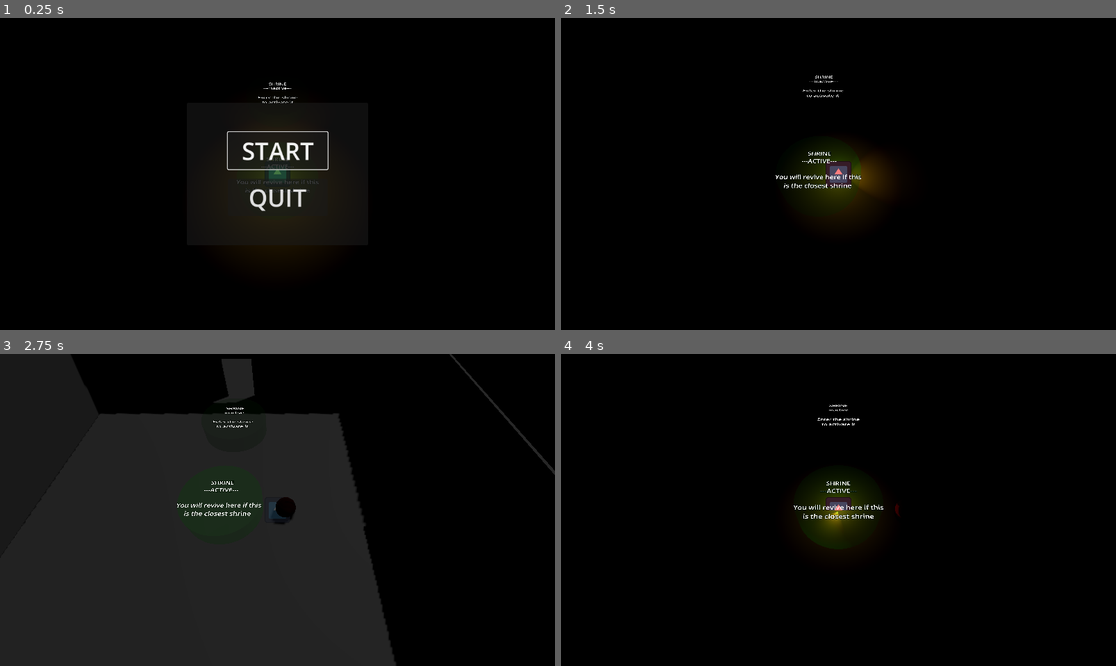
Above: before the commit, frames 1-4 (two rows, left to right).
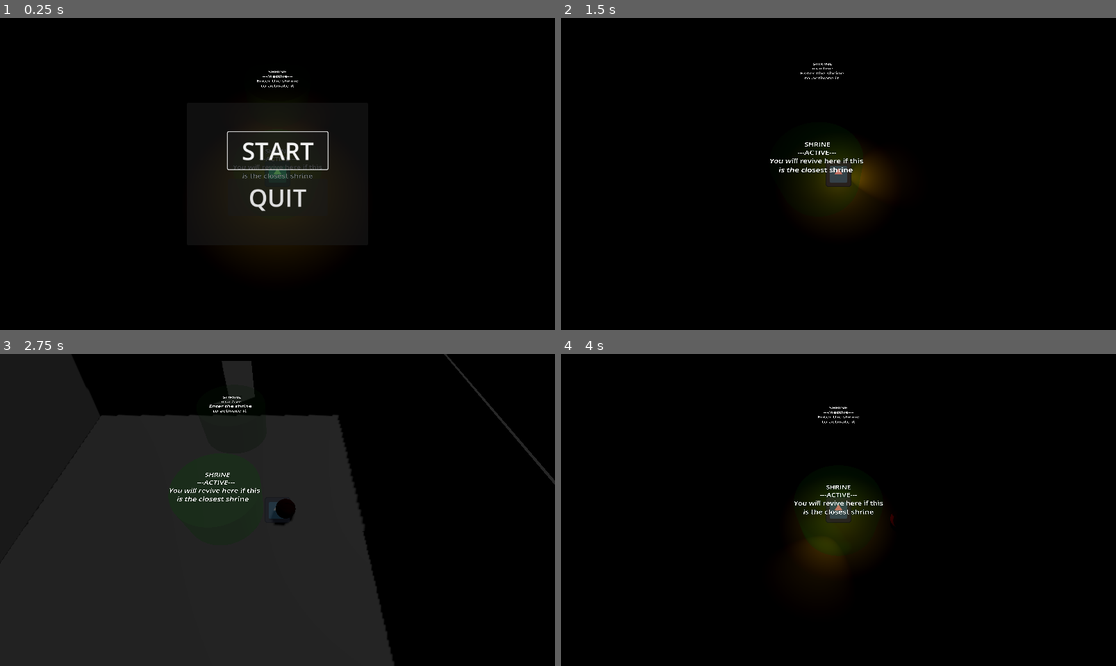
Above: after the commit, the same moments.

Repository: Rusty-Rat-Studios/dead-living-and-dying
Game: Godot game, scene res://game.tscn
Two runs of this game, one before a commit and one after it. Both use one fixed random seed, a clock stepped at 60 frames per second and the inputs below. The engine's default icon, where the game draws it, is replaced by a stand-in: a white triangle on a blue panel in a dark square.
Inputs (mouse positions are in pixels of both pictures, inside the frame that each line leads up to):
- Up to frame 1 (0.25 s): no input
- Up to frame 2 (1.5 s): click "START" at 0.5 s; tap Enter at 1.25 s; move the mouse to (960, 158) at 1.27 s; hold Right (ui_right) from 1.28 s (still down); tap Tab at 1.35 s
- Up to frame 3 (2.75 s): move the mouse to (166, 525) at 2.02 s; release Right (ui_right) at 2.03 s; hold Down (ui_down) from 2.03 s (still down); tap Tab at 2.1 s
- Up to frame 4 (4 s): move the mouse to (894, 441) at 2.77 s; release Down (ui_down) at 2.78 s; hold Right (ui_right) 2.78-3.53 s; tap Tab at 2.85, 3.6 s; move the mouse to (810, 572) at 3.52 s; hold Up (ui_up) from 3.53 s (still down)

The runs differ from the first frame. In frame 1, 0.4% of the frame differs, in the area x 42-58%, y 16-56%; in frame 2, 0.6%; in frame 3, 1.3%; in frame 4, 1.4%, in the area x 41-62%, y 16-71%.

Commit message:
Code fixup

Diff:
--- a/game.tscn
+++ b/game.tscn
@@ -83,7 +83,7 @@
 [node name="Shrine" parent="World/RoomBottom" instance=ExtResource("11_6msjq")]
 
 [node name="Shrine2" parent="World/RoomBottom" instance=ExtResource("11_6msjq")]
-transform = Transform3D(1, 0, 0, 0, 1, 0, 0, 0, 1, 0, 0, -6)
+transform = Transform3D(1, 0, 0, 0, 1, 0, 0, 0, 1, 0, 1, -6)
 
 [node name="RoomCenter" type="Node3D" parent="World"]
 transform = Transform3D(1, 0, 0, 0, 1, 0, 0, 0, 1, 0, 0, -20)
--- a/map/shrine.gd
+++ b/map/shrine.gd
@@ -1,5 +1,5 @@
+class_name Shrine
 extends Area3D
-class_name Shrine
 
 # tracks if shrine has been reached and activated
 @onready var activated: bool = false
@@ -21,8 +21,6 @@
 func _ready() -> void:
 	body_entered.connect(_on_body_entered)
 
-
-
 	# apply material to shrine
 	$MeshInstance3D.set_surface_override_material(0, material)
 	reset()
@@ -33,19 +31,13 @@
 	consumed = false
 	default = false
 	material.albedo_color = color_inactive
-	$Label3D.text = "SHRINE\r
-				---inactive---\n
-				Enter the shrine\r
-				to activate it"
+	$Label3D.text = "SHRINE\r---inactive---\nEnter the shrine\rto activate it"
 
 
 func activate() -> void:
 	activated = true
 	material.albedo_color = color_active
-	$Label3D.text = "SHRINE\r
-					---ACTIVE---\n
-					You will revive here if this\r
-					is the closest shrine"
+	$Label3D.text = "SHRINE\r---ACTIVE---\nYou will revive here if this\ris the closest shrine"
 	SignalBus.emit_signal("activated_shrine", self)
 
 
@@ -53,14 +45,11 @@
 	if not default:
 		consumed = true
 		material.albedo_color = color_consumed
-		$Label3D.text = "SHRINE\r
-						---CONSUMED---\n
-						This shrine cannot\r
-						be used anymore"
+		$Label3D.text = "SHRINE\r---CONSUMED---\nThis shrine cannot\rbe used anymore"
 		SignalBus.emit_signal("consumed_shrine", self)
 
 
-func _on_body_entered(body: Node3D) -> void:
+func _on_body_entered(_body: Node3D) -> void:
 	# type-checking for player is unneeded as shrine collides on layer PLAYER
 	if not consumed and not activated and PlayerHandler.get_player_state() != "Dead":
 		activate()
--- a/map/shrine.tscn
+++ b/map/shrine.tscn
@@ -17,6 +17,7 @@
 bottom_radius = 2.0
 
 [node name="Shrine" type="Area3D"]
+transform = Transform3D(1, 0, 0, 0, 1, 0, 0, 0, 1, 0, 1, 0)
 collision_layer = 2
 collision_mask = 2
 script = ExtResource("1_fbitt")
